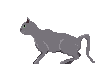
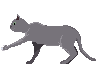
Layered file, before and after one edit (96 x 64). Changes by layer:
added layer "attack_3_Cat_front_face" above "attack_3_Cat_front_shade" over [left=10, top=14, right=20, bottom=30]
added layer "attack_3_Cat_front_shade" above "attack_3_Cat_front" over [left=5, top=22, right=96, bottom=64]
added layer "attack_3_Cat_front" above "attack_3_Cat_back" over [left=1, top=14, right=96, bottom=64]
added layer "attack_3_Cat_back" above "jumping_3_Cat_skelett" over [left=24, top=28, right=79, bottom=64]
hid "jumping_0_Cat_front_face" over [left=20, top=17, right=30, bottom=33]
hid "jumping_0_Cat_front_shade" over [left=31, top=34, right=89, bottom=63]
hid "jumping_0_Cat_front" over [left=20, top=17, right=95, bottom=64]
hid "jumping_0_Cat_back" over [left=24, top=28, right=81, bottom=64]
